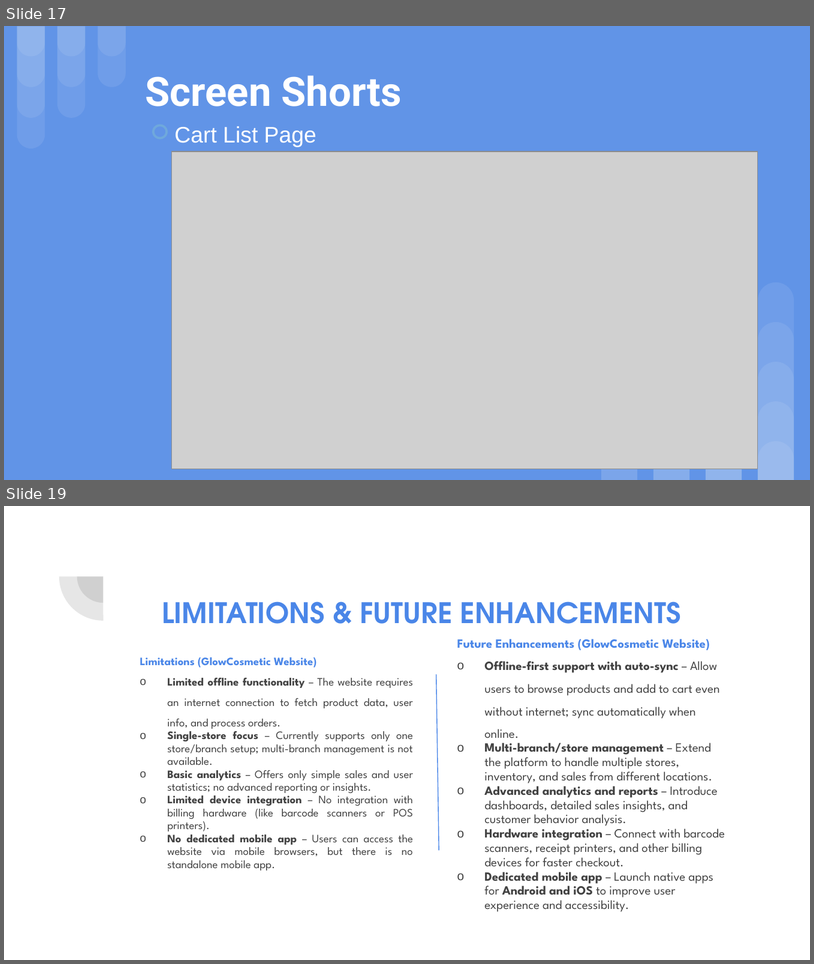
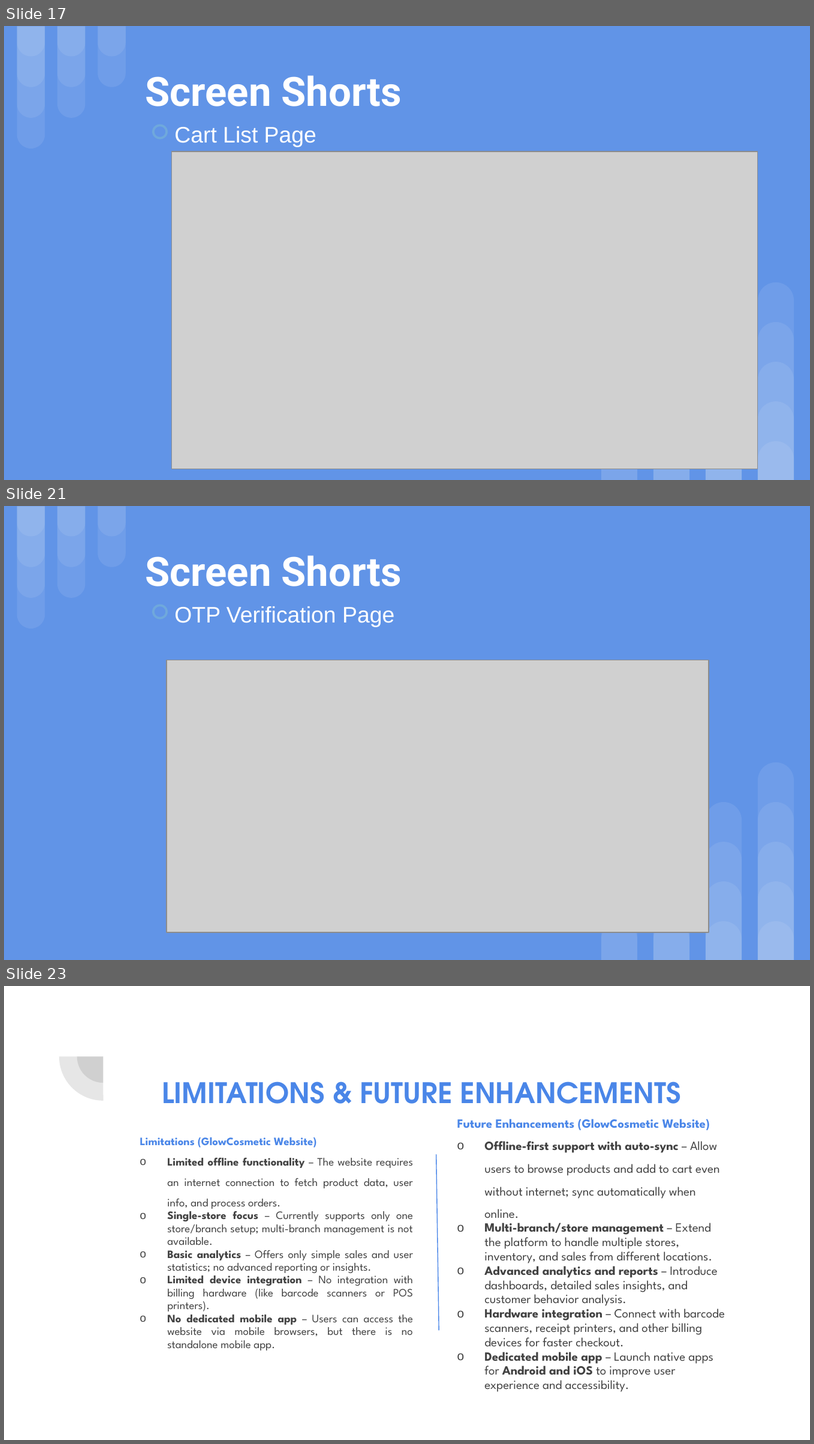
Before and after one commit to angelraiyanii/Cosmetic_Product_React_MCA, a slide deck: GlowCosmetic Wabsite React MCA CIE-2.pptx. Shown one above the other, each under a label of ours: slides 17 and 19 before the commit, slides 17, 21 and 23 after it; the slides between them are not shown. The pictures are 814x964 and 814x1444 pixels, drawn with LibreOffice and Linux fonts; fonts in the diff are those of the drawing; grey boxes stand for pictures. Boxes give left, top, right and bottom in pixels: in the first picture for what was removed or moved away, otherwise in the second. Text is boxed around its words. In the diff, an @@ line names an element or a change of style, - is before the commit and + after.

```diff
--- a/GlowCosmetic Wabsite React MCA CIE-2.pptx
+++ b/GlowCosmetic Wabsite React MCA CIE-2.pptx
@@ slide 21 added at box(4, 506, 810, 960), background #6194E7; not listed: 23 template elements that a slide beside it also shows @@
@@ title added at box(145, 555, 401, 586), 36 pt, text #FFFFFF, bold @@
+Screen Shorts
@@ ellipse added at box(153, 605, 167, 618), fill #6194E7, outline #6FA8DC 2 pt @@
@@ text added at box(174, 606, 395, 627), 20 pt, text #FFFFFF @@
+OTP Verification Page
@@ picture added at box(167, 660, 709, 932) @@
@@ what was slide 19 is now slide 23 @@
```
Also in this commit, not shown: 2 slides changed, 3 other slides added, 28 other files.
